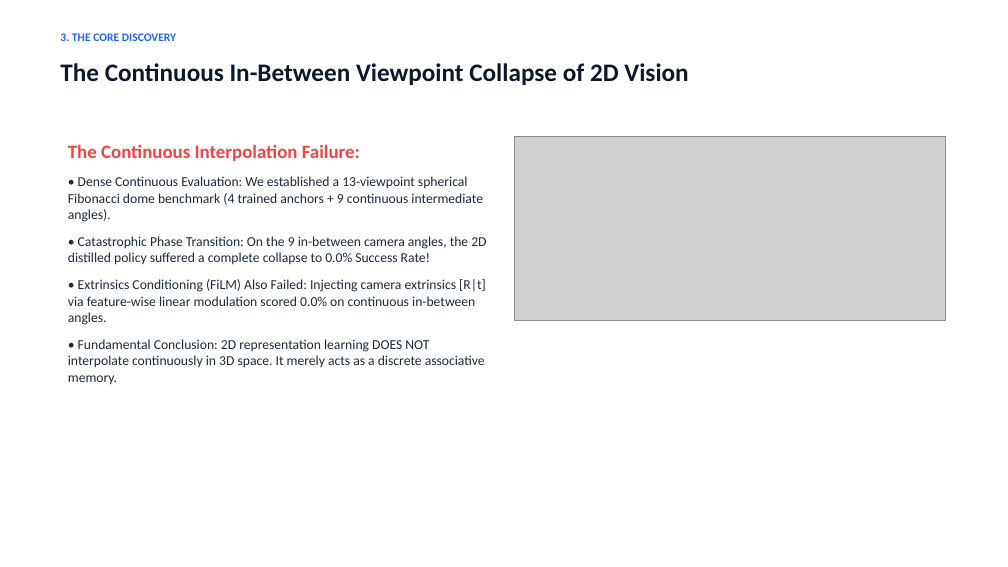
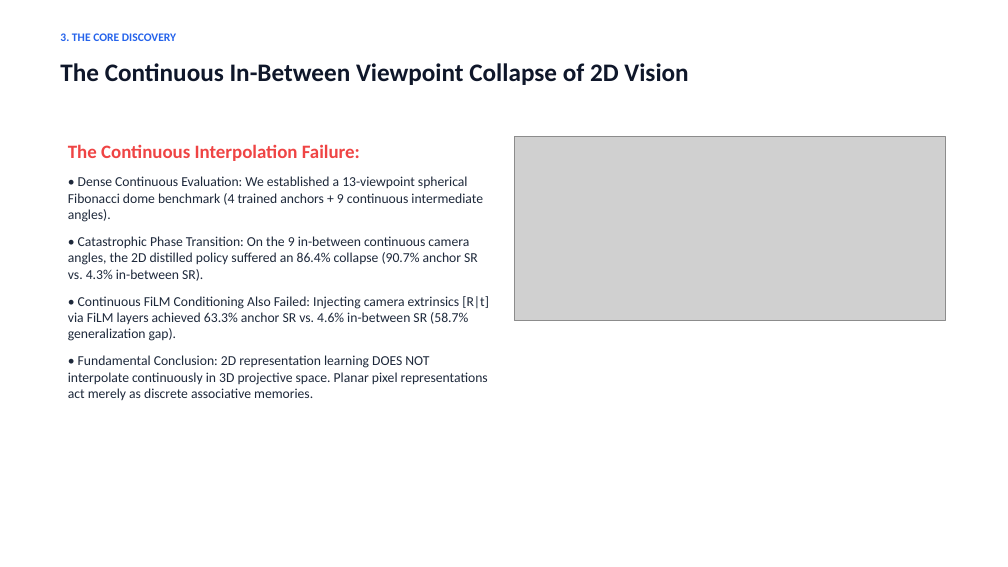
Before and after one commit to Durgesh-Shelke/Multi-viewpoint_Generalization, a slide deck: slide 4 of BTP_Final_Defense_Presentation.pptx. Drawn at 1008x567 pixels with LibreOffice and Linux fonts; fonts in the diff are those of the drawing; grey boxes stand for pictures. Boxes give left, top, right and bottom in pixels: in the first picture for what was removed or moved away, otherwise in the second. Text is boxed around its words. In the diff, an @@ line names an element or a change of style, - is before the commit and + after.

```diff
--- a/BTP_Final_Defense_Presentation.pptx
+++ b/BTP_Final_Defense_Presentation.pptx
@@ text at [68,236,489,400]: text changed @@
-• Catastrophic Phase Transition: On the 9 in-between camera angles, the 2D distilled policy suffered a complete collapse to 0.0% Success Rate!
-• Extrinsics Conditioning (FiLM) Also Failed: Injecting camera extrinsics [R|t] via feature-wise linear modulation scored 0.0% on continuous in-between angles.
-• Fundamental Conclusion: 2D representation learning DOES NOT interpolate continuously in 3D space. It merely acts as a discrete associative memory.
+• Catastrophic Phase Transition: On the 9 in-between continuous camera angles, the 2D distilled policy suffered an 86.4% collapse (90.7% anchor SR vs. 4.3% in-between SR).
+• Continuous FiLM Conditioning Also Failed: Injecting camera extrinsics [R|t] via FiLM layers achieved 63.3% anchor SR vs. 4.6% in-between SR (58.7% generalization gap).
+• Fundamental Conclusion: 2D representation learning DOES NOT interpolate continuously in 3D projective space. Planar pixel representations act merely as discrete associative memories.
```
Also in this commit, not shown: 13 other slides changed, 6 other files.
